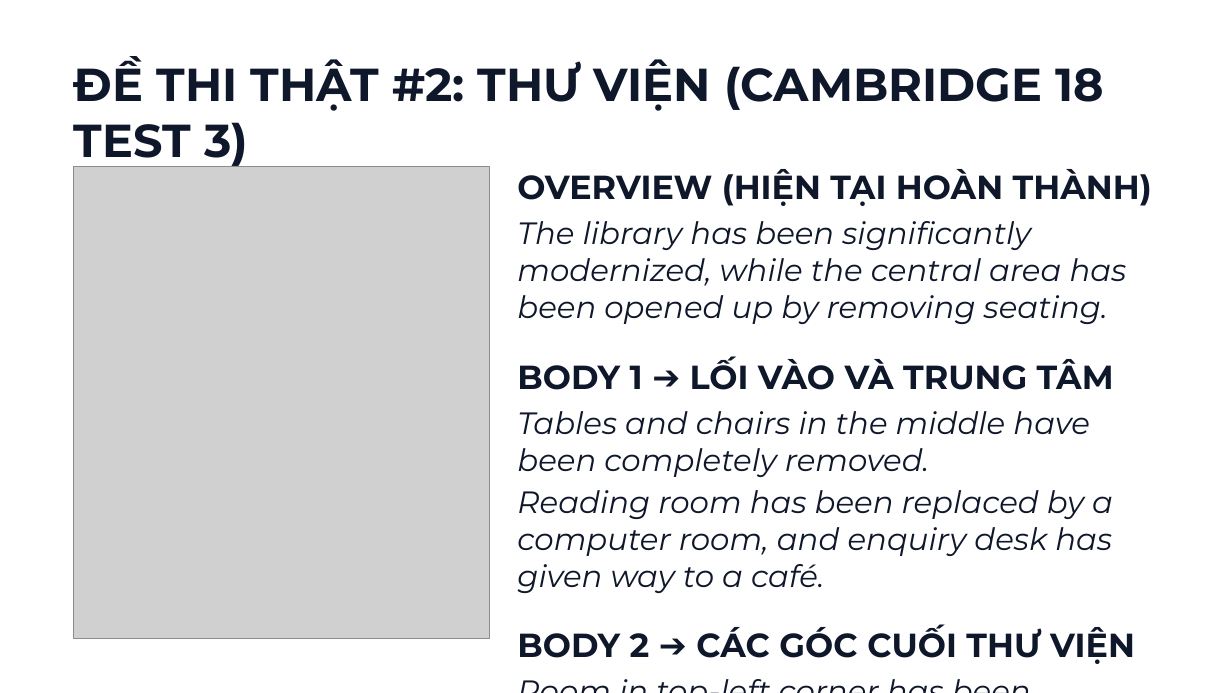
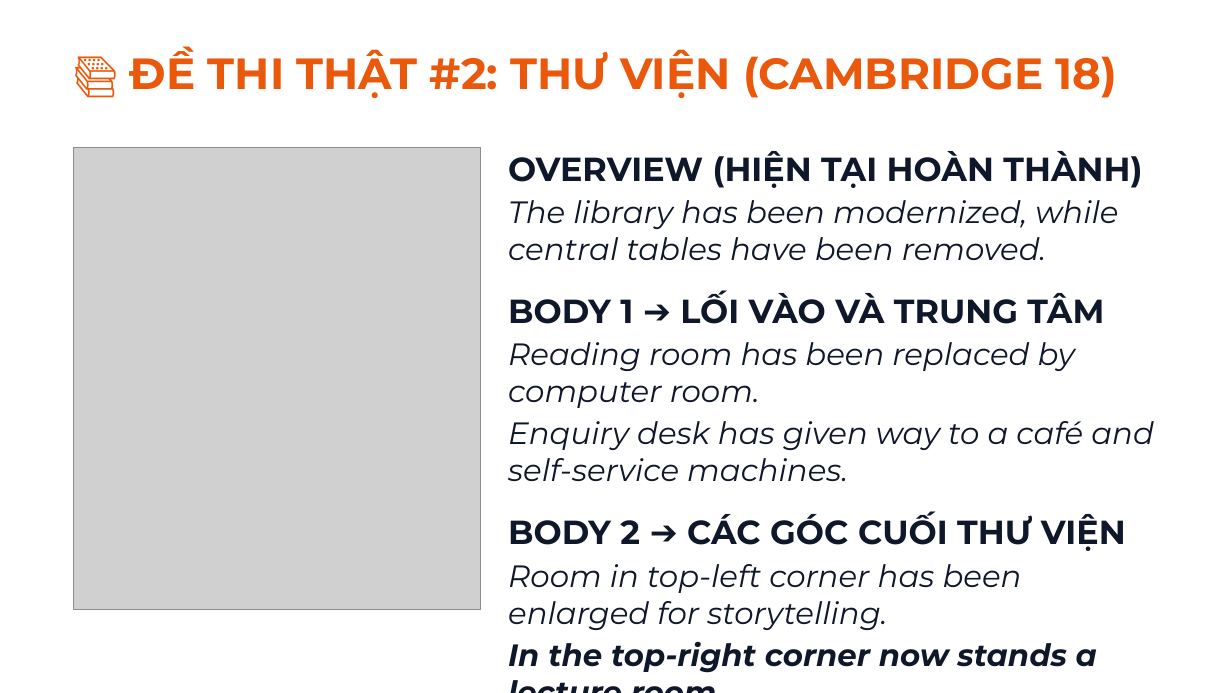
Before and after one commit to snowflake-vibing/KnowledgeLibrary, a slide deck: slide 11 of IELTS/07_YouTube_Studio/01_Slides_Writing_Task1_Map.pptx. Drawn at 1232x693 pixels with LibreOffice and Linux fonts; fonts in the diff are those of the drawing; grey boxes stand for pictures. Boxes give left, top, right and bottom in pixels: in the first picture for what was removed or moved away, otherwise in the second. Text is boxed around its words. In the diff, an @@ line names an element or a change of style, - is before the commit and + after.

Commit message:
docs(rules): update slide rules with heading emoji, 1 accent color per slide, and zero-overflow layout

```diff
--- a/IELTS/07_YouTube_Studio/01_Slides_Writing_Task1_Map.pptx
+++ b/IELTS/07_YouTube_Studio/01_Slides_Writing_Task1_Map.pptx
@@ text at (130,47,1117,98): text changed; size 36 to 34 pt; text colour #0F172A to #EA580C @@
-ĐỀ THI THẬT #2: THƯ VIỆN (CAMBRIDGE 18 TEST 3)
+📚 ĐỀ THI THẬT #2: THƯ VIỆN (CAMBRIDGE 18)
@@ picture: place and size @@
-picture at (74,166,490,639)
+picture at (74,148,481,610)
@@ text "OVERVIEW (HIỆN TẠI HOÀN THÀNH)": place and size @@
-text "OVERVIEW (HIỆN TẠI HOÀN THÀNH)" at (517,169,1152,664)
+text "OVERVIEW (HIỆN TẠI HOÀN THÀNH)" at (508,151,1154,673)
@@ text at (508,151,1142,551): less space between paragraphs @@
@@ text at (508,200,1118,260): text changed @@
-The library has been significantly modernized, while the central area has been opened up by removing seating.
+The library has been modernized, while central tables have been removed.
@@ text at (508,342,1154,481): text changed @@
-Tables and chairs in the middle have been completely removed.
-Reading room has been replaced by a computer room, and enquiry desk has given way to a café.
+Reading room has been replaced by computer room.
+Enquiry desk has given way to a café and self-service machines.
```
Also in this commit, not shown: 10 other slides changed, 2 other files.
